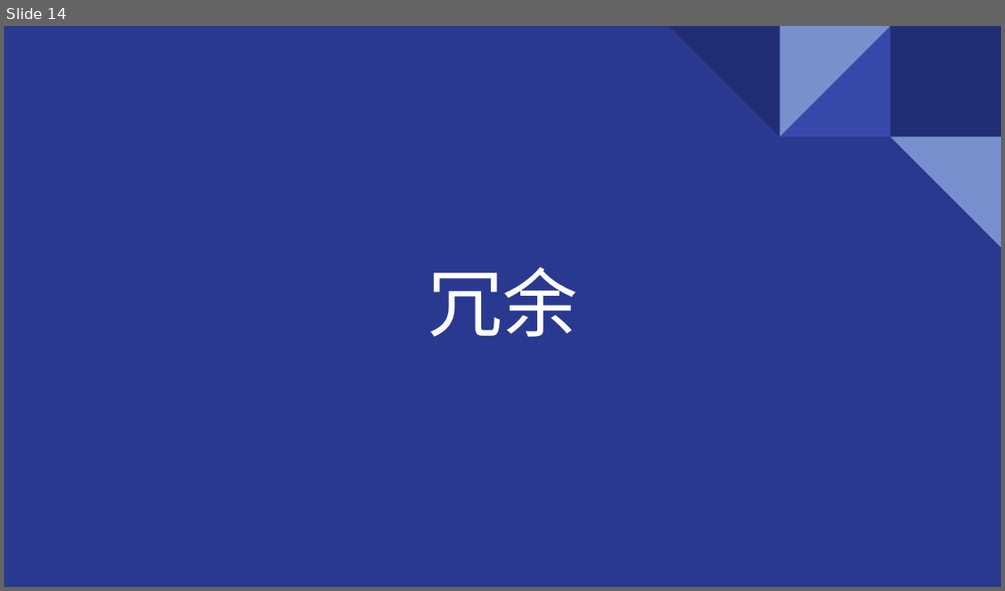
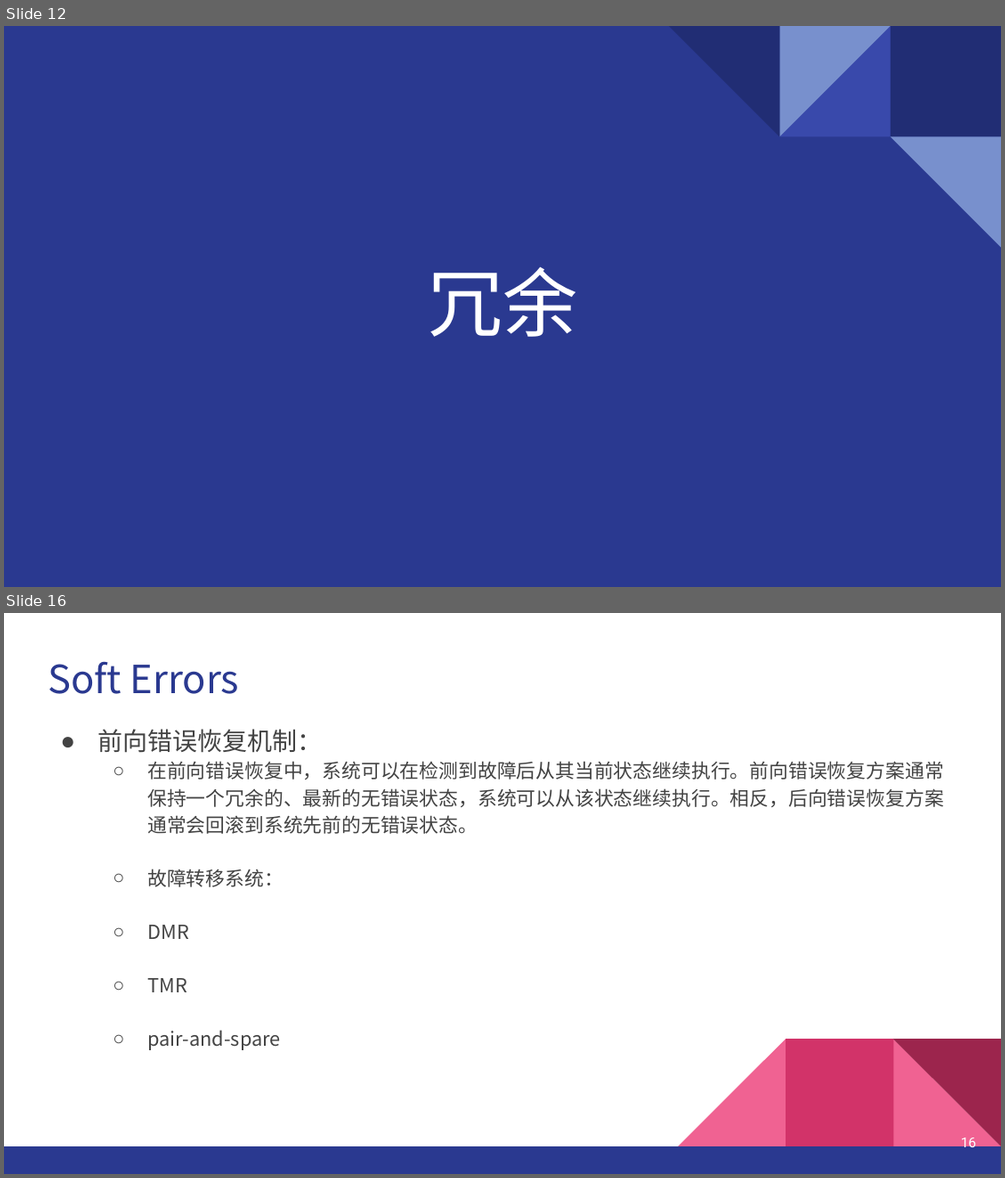
Before and after one commit to GentleBreezeBlow/R4_doc, a slide deck: Report/1-Soft Errors.pptx. Shown one above the other, each under a label of ours: slide 14 before the commit, slides 12 and 16 after it; the slides between them are not shown. The pictures are 1005x591 and 1005x1178 pixels, drawn with LibreOffice and Linux fonts; fonts in the diff are those of the drawing. Boxes give left, top, right and bottom in pixels: in the first picture for what was removed or moved away, otherwise in the second. Text is boxed around its words. In the diff, an @@ line names an element or a change of style, - is before the commit and + after.

```diff
--- a/Report/1-Soft Errors.pptx
+++ b/Report/1-Soft Errors.pptx
@@ slide 16 added at (x1=4, y1=613, x2=1001, y2=1174), background #FFFFFF @@
@@ title added at (x1=48, y1=661, x2=239, y2=694), 28 pt, text #2A3990 @@
+Soft Errors
@@ text added at (x1=97, y1=729, x2=943, y2=1050), 14 pt, text #434343 @@
+● 前向错误恢复机制：
+  ○ 在前向错误恢复中，系统可以在检测到故障后从其当前状态继续执行。前向错误恢复方案通常保持一个冗余的、最新的无错误状态，系统可以从该状态继续执行。相反，后向错误恢复方案通常会回滚到系统先前的无错误状态。
+  ○ 故障转移系统：
+  ○ DMR
+  ○ TMR
+  ○ pair-and-spare
@@ group added at (x1=4, y1=1038, x2=1001, y2=1174): 3 right triangles, 2 rectangles @@
@@ page number added at (x1=961, y1=1137, x2=976, y2=1151), 10 pt, text #FFFFFF @@
+16
@@ what was slide 14 is now slide 12 @@
```
Also in this commit, not shown: 3 slides changed, 2 other slides added.
